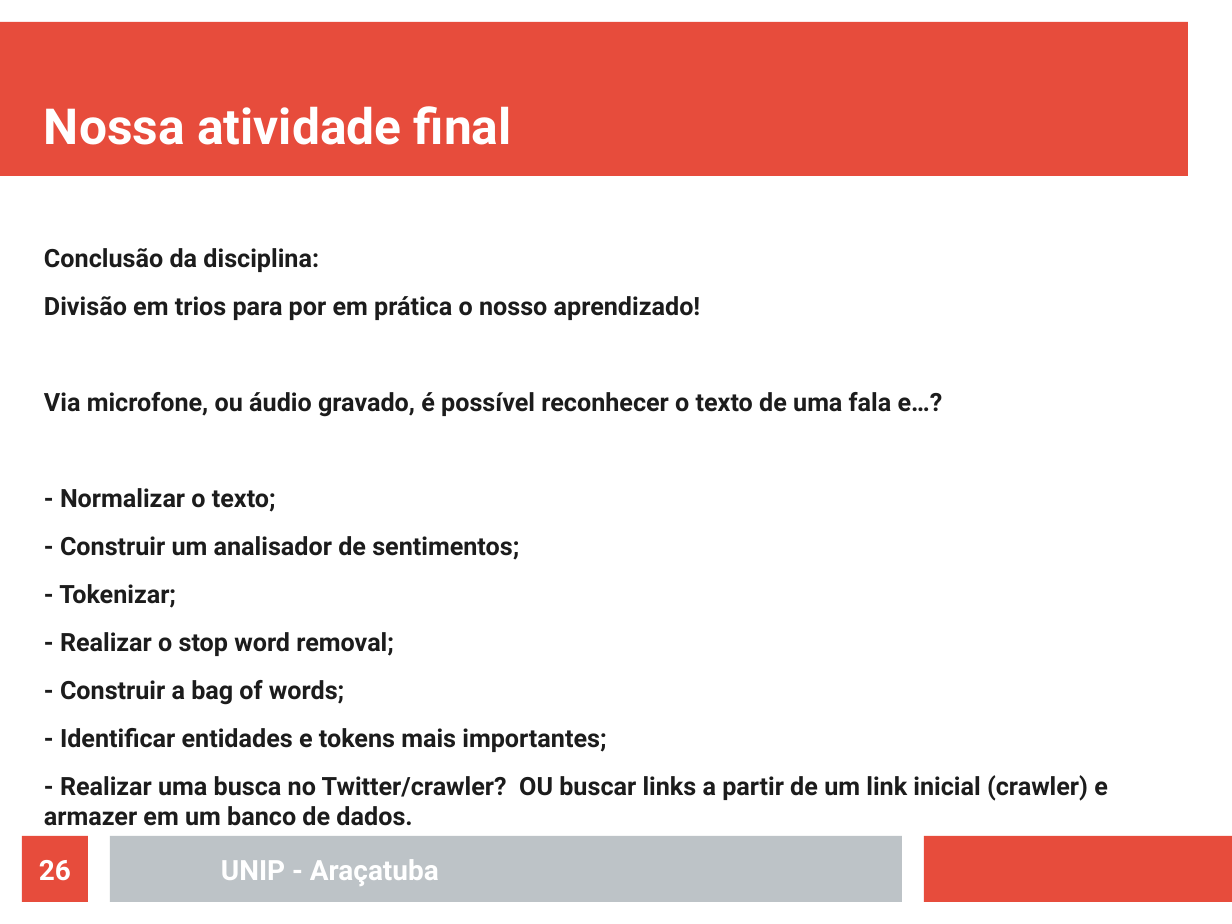
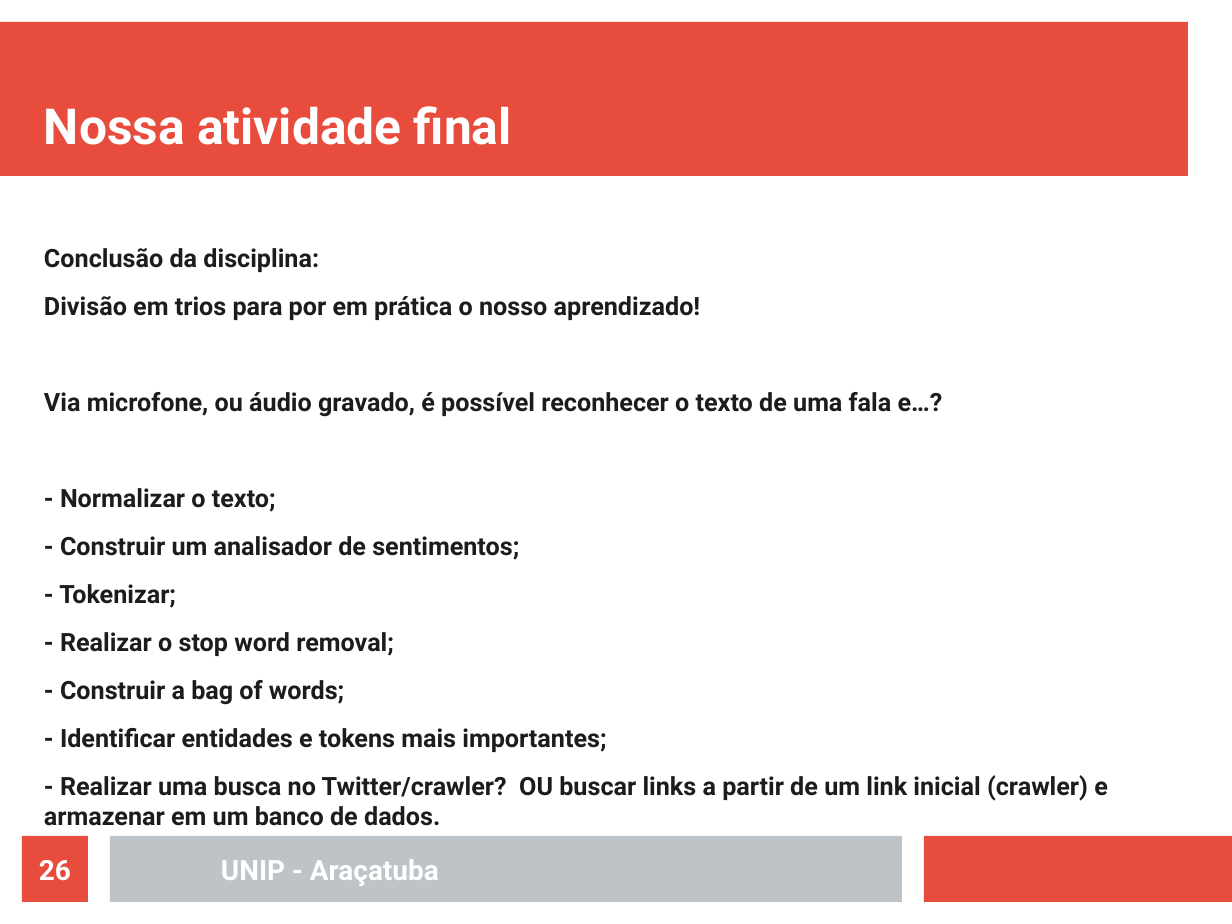
Before and after one commit to rafaelstojoao/pos-unip, a slide deck: slide 26 of [2020][modulo][Processamento_Linguagem_Natural]/[aula]04[bibliotecas].odp. Drawn at 1232x924 pixels with LibreOffice and Linux fonts; fonts in the diff are those of the drawing. Boxes give left, top, right and bottom in pixels: in the first picture for what was removed or moved away, otherwise in the second. Text is boxed around its words. In the diff, an @@ line names an element or a change of style, - is before the commit and + after.

```diff
--- a/[2020][modulo][Processamento_Linguagem_Natural]/[aula]04[bibliotecas].odp
+++ b/[2020][modulo][Processamento_Linguagem_Natural]/[aula]04[bibliotecas].odp
@@ text at (44,775,1108,826): text changed @@
-- Realizar uma busca no Twitter/crawler? OU buscar links a partir de um link inicial (crawler) e armazer em um banco de dados.
+- Realizar uma busca no Twitter/crawler? OU buscar links a partir de um link inicial (crawler) e armazenar em um banco de dados.
```
Also in this commit, not shown: 2 other slides changed, 9 other files.
